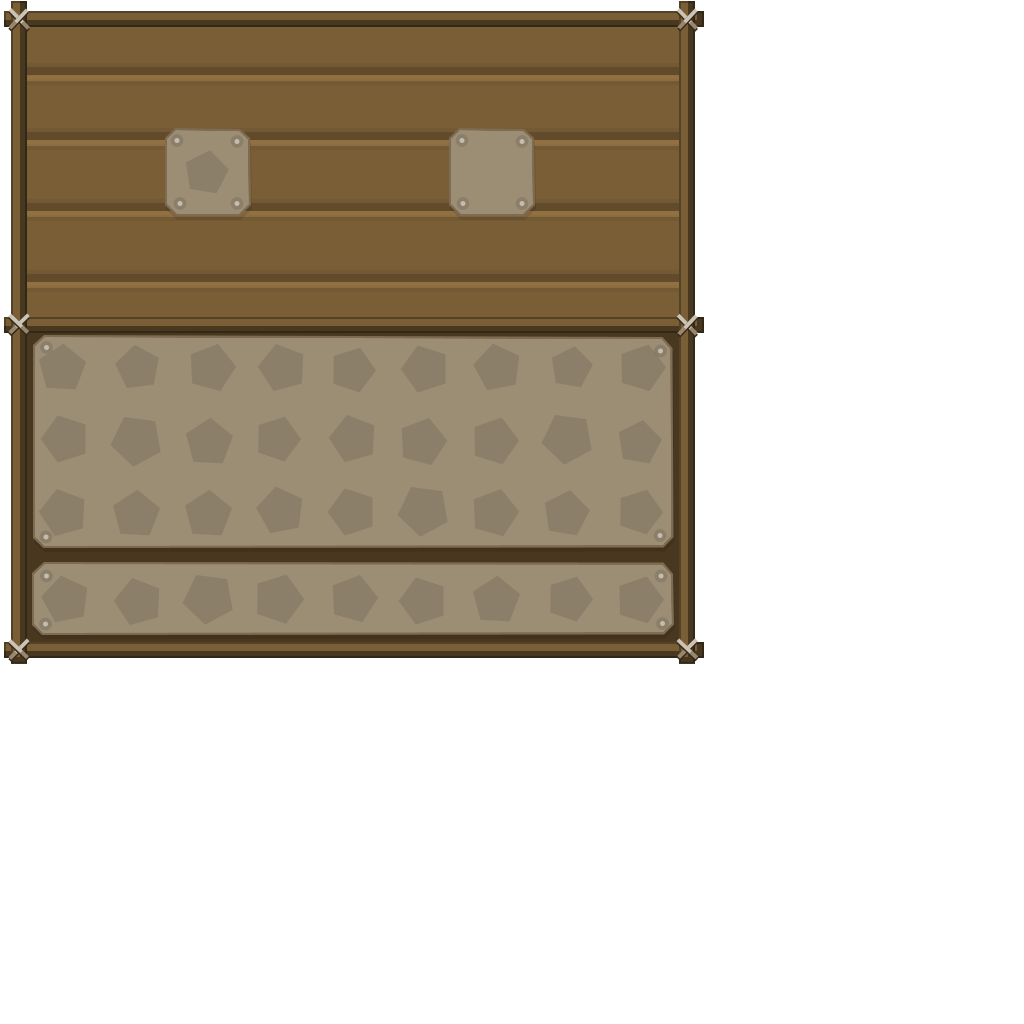
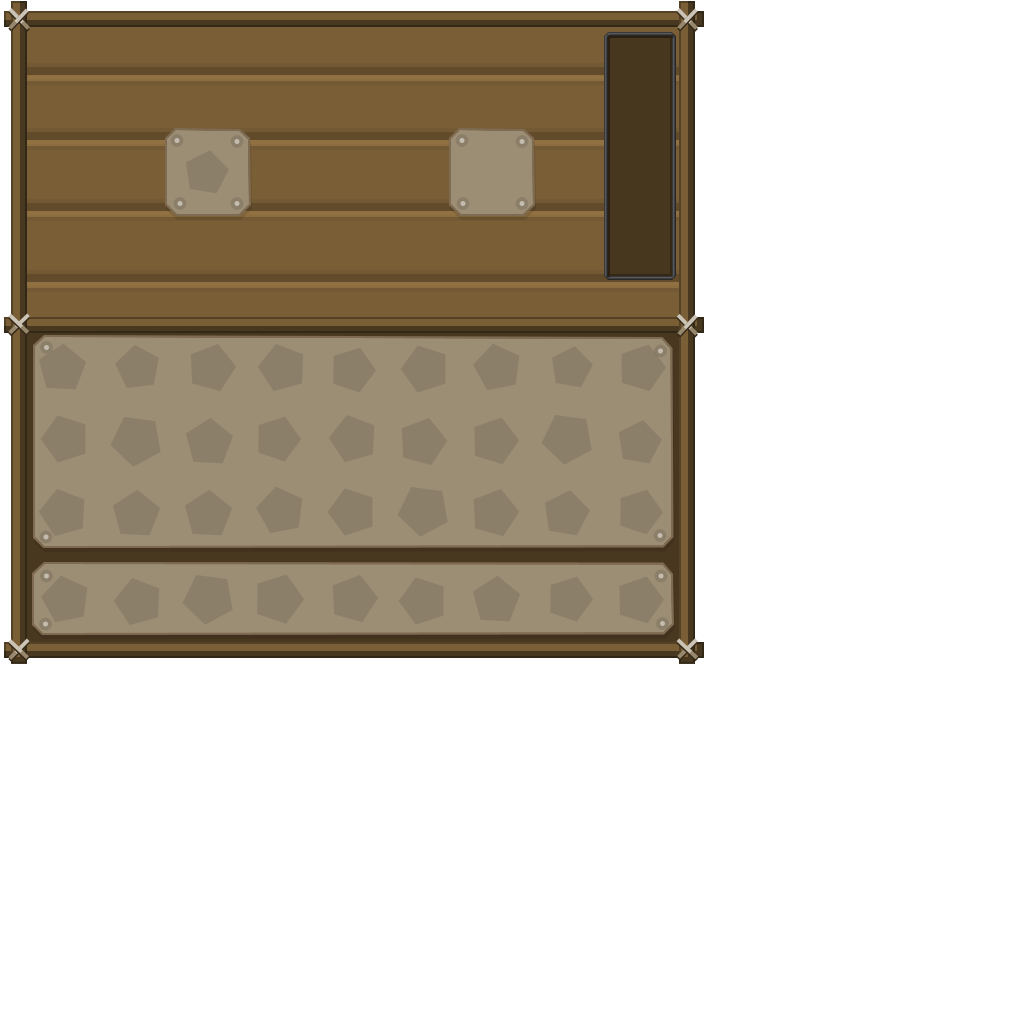
Comparing the layer stacks of the two (1024, 1024) images. Changes:
added group "fluid large" with 2 layers above "gui" over <box>604,32,676,280</box>
added layer "Shape 1" in group "fluid large" over <box>604,32,676,280</box>
added layer "Rectangle 1" in group "fluid large" over <box>608,36,672,276</box>
